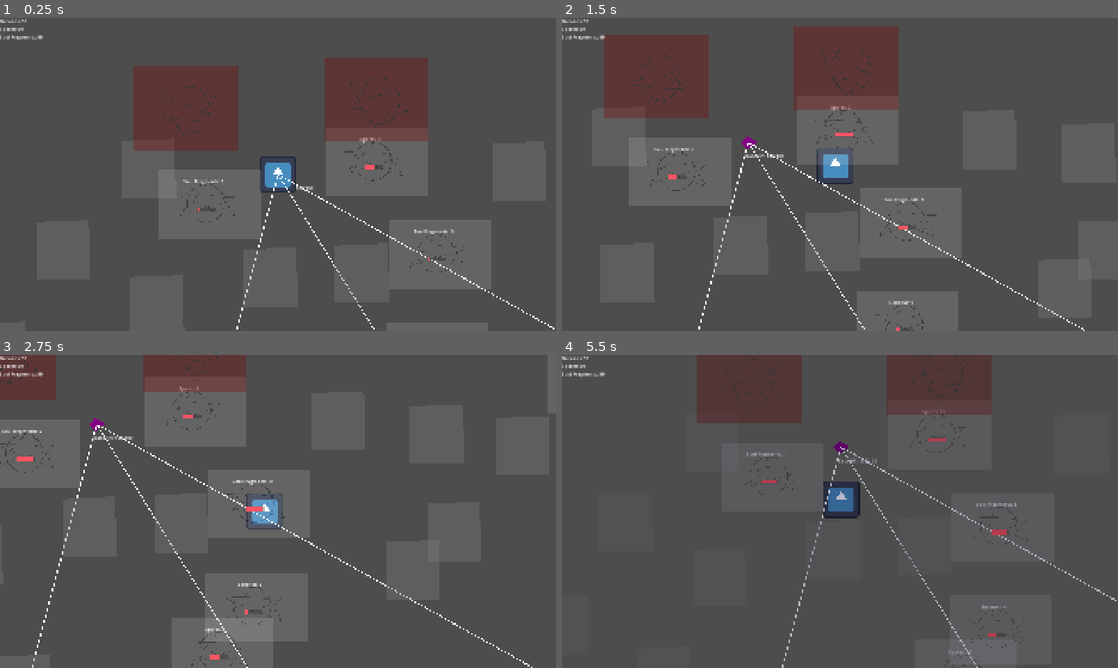
Above: before the commit, frames 1-4 (two rows, left to right).
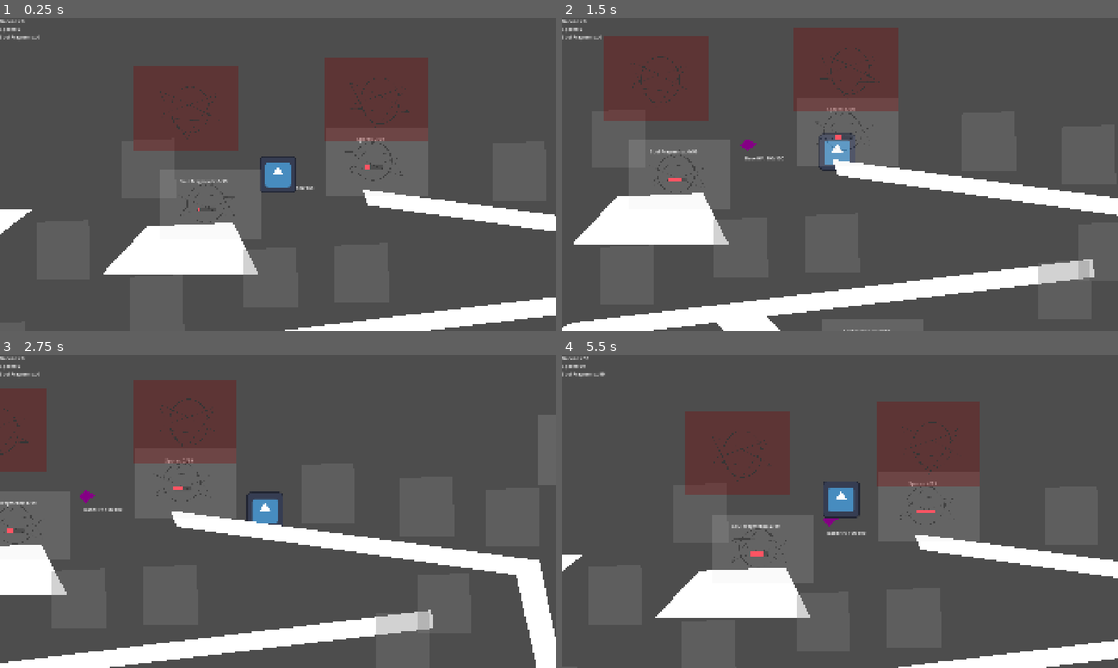
Above: after the commit, the same moments.

Repository: skeeeth/Allstar-Cult-Slip
Game: Godot game, scene res://Source/Level/World/Layouts/alt_world.tscn
Two runs of this game, one before a commit and one after it. Both use one fixed random seed, a clock stepped at 60 frames per second and the inputs below. The engine's default icon, where the game draws it, is replaced by a stand-in: a white triangle on a blue panel in a dark square.
Inputs:
- Up to frame 1 (0.25 s): no input
- Up to frame 2 (1.5 s): tap Enter at 0.5 s; hold D (right) 0.53-1.28 s; hold E (Interact) 0.53-1.28 s; tap 1 (one) at 0.8, 1.35 s; hold S (down) from 1.28 s (still down)
- Up to frame 3 (2.75 s): tap 3 (three) at 1.55 s; release S (down) at 2.03 s; hold D (right) from 2.03 s (still down); hold 3 (three) from 2.03 s (still down); tap 2 (two) at 2.3 s
- Up to frame 4 (5.5 s): release D (right) at 2.78 s; release 3 (three) at 2.78 s; hold W (up) 2.78-3.53 s; tap 2 (two) at 2.85, 5.3 s; tap E (Interact) at 3.05 s; hold E (Interact) 3.53-4.28 s; hold A (left) 3.53-5.03 s; tap 1 (one) at 3.8, 4.35 s; tap B (debug_b, bound only after the commit) at 4.15 s; tap 3 (three) at 4.55 s; hold S (down) from 5.03 s (still down); hold 3 (three) from 5.03 s (still down)

The runs differ from the first frame. In frame 1, 8.1% of the frame differs, in the area x 0-100%, y 0-100%; in frame 2, 14%; in frame 3, 18%; in frame 4, 16%.

Commit message:
Balancing pass and tower upgrade rework

Diff:
--- a/Resources/Projectiles/Coconut.tres
+++ b/Resources/Projectiles/Coconut.tres
@@ -6,6 +6,7 @@
 [resource]
 script = ExtResource("1_oadmr")
 sprite = ExtResource("2_3bano")
+spash_size = 32.0
 speed = 2000.0
 track = true
 metadata/_custom_type_script = "uid://bpp0od0nilhfy"
--- a/Resources/Towers/BananaField.tres
+++ b/Resources/Towers/BananaField.tres
@@ -7,8 +7,8 @@
 script = ExtResource("1_k20hp")
 tower_name = "Bannana Field"
 sprite = ExtResource("2_dyxgp")
-cost = Dictionary[String, int]({
-"Bananas": 4
+cost = Dictionary[int, int]({
+0: 4
 })
 trigger_condition = 2
 effects = Dictionary[int, float]({
--- /dev/null
+++ b/Resources/Towers/Coconut Thrower.tres
@@ -0,0 +1,22 @@
+[gd_resource type="Resource" script_class="TowerData" format=3 uid="uid://q28bs4ba3fb4"]
+
+[ext_resource type="Resource" uid="uid://dipuykqlsccxr" path="res://Resources/Projectiles/Coconut.tres" id="1_ofiim"]
+[ext_resource type="Script" uid="uid://dlv0kunqio4rh" path="res://Source/Interactable/Towers/TowerData.gd" id="2_83t6s"]
+[ext_resource type="Texture2D" uid="uid://b4xjpav2ajulb" path="res://Assets/BEE WIPs/COCONUT.png" id="3_7qd2v"]
+[ext_resource type="Resource" uid="uid://uif1uaj2itte" path="res://Resources/Towers/Coconut ThrowerII.tres" id="4_ofiim"]
+
+[resource]
+script = ExtResource("2_83t6s")
+tower_name = "Coconut Thrower"
+sprite = ExtResource("3_7qd2v")
+cost = Dictionary[int, int]({
+1: 4
+})
+trigger_condition = 1
+effects = Dictionary[int, float]({
+0: 10.0
+})
+area_size = 500.0
+projectile = ExtResource("1_ofiim")
+upgrade = ExtResource("4_ofiim")
+metadata/_custom_type_script = "uid://dlv0kunqio4rh"
--- /dev/null
+++ b/Resources/Towers/Coconut ThrowerII.tres
@@ -0,0 +1,18 @@
+[gd_resource type="Resource" script_class="TowerData" format=3 uid="uid://uif1uaj2itte"]
+
+[ext_resource type="Resource" uid="uid://dipuykqlsccxr" path="res://Resources/Projectiles/Coconut.tres" id="1_eos27"]
+[ext_resource type="Script" uid="uid://dlv0kunqio4rh" path="res://Source/Interactable/Towers/TowerData.gd" id="1_ktax1"]
+[ext_resource type="Texture2D" uid="uid://b4xjpav2ajulb" path="res://Assets/BEE WIPs/COCONUT.png" id="2_5dryt"]
+
+[resource]
+script = ExtResource("1_ktax1")
+tower_name = "Coconut Thrower II"
+sprite = ExtResource("2_5dryt")
+cost = Dictionary[int, int]({
+1: 50,
+2: 4
+})
+trigger_condition = 1
+area_size = 500.0
+projectile = ExtResource("1_eos27")
+metadata/_custom_type_script = "uid://dlv0kunqio4rh"
--- a/Resources/Towers/Spore Cannon.tres
+++ /dev/null
@@ -1,23 +0,0 @@
-[gd_resource type="Resource" script_class="TowerData" format=3 uid="uid://q28bs4ba3fb4"]
-
-[ext_resource type="Script" uid="uid://dlv0kunqio4rh" path="res://Source/Interactable/Towers/TowerData.gd" id="1_6b1dq"]
-[ext_resource type="Resource" uid="uid://dmbvfd3oeiqde" path="res://Resources/Projectiles/Coconut.tres" id="1_u0703"]
-[ext_resource type="Texture2D" uid="uid://cpdy45nuskuus" path="res://Assets/CUSTOM PLACEHOLDER/spore_cannon.png" id="2_js56t"]
-[ext_resource type="Resource" uid="uid://dkh5n8jlq88wc" path="res://Resources/Towers/SuperSpore.tres" id="3_g3s0g"]
-
-[resource]
-script = ExtResource("1_6b1dq")
-tower_name = "Spore Cannon"
-sprite = ExtResource("2_js56t")
-cost = Dictionary[int, int]({
-1: 4
-})
-trigger_condition = 1
-effects = Dictionary[int, float]({
-0: 20.0
-})
-trigger_time = 0.25
-area_size = 500.0
-projectile = ExtResource("1_u0703")
-upgrade = ExtResource("3_g3s0g")
-metadata/_custom_type_script = "uid://dlv0kunqio4rh"
--- a/Resources/Upgrades/BiggerCoconut.tres
+++ b/Resources/Upgrades/BiggerCoconut.tres
@@ -14,7 +14,6 @@
 type = 3
 associated_proj = Array[ExtResource("1_q8h5k")]([ExtResource("2_ety7o")])
 stat_increases = Dictionary[String, float]({
-"Size": 64.0,
-"Speed": 200.0
+"Size": 24.0
 })
 metadata/_custom_type_script = "uid://btarx67t2mdtf"
--- a/Source/Interactable/Circle/resource_circle.gd
+++ b/Source/Interactable/Circle/resource_circle.gd
@@ -10,6 +10,7 @@
 @onready var progress_bar: ProgressBar = $ProgressBar
 @onready var count_text: Label = $"Count Text"
 @onready var collect_sound: AudioStreamPlayer2D = $Harvest
+var max_store:int = 99
 
 func _ready() -> void:
 	interact_hitbox.interacted.connect(on_interaction)
@@ -28,12 +29,29 @@
 		collect_sound.play()
 
 func _process(delta: float) -> void:
-	progress += delta
+	if store == max_store:
+		return
+	var mult = 1
 	if progress >= cadence:
 		progress -= cadence
 		store += 1
 		_set_text()
 
+		#set dynamic cadence
+		var _bc = ResourceManager.ResourceCadence[type] #base cadence
+		match type:
+			ResourceManager.ResourceTypes.B:
+				mult = (1.0 / ((0.4 * store) + 1))
+				#print(mult)
+			ResourceManager.ResourceTypes.O:
+				mult = pow(1.15,store/3.5)
+				#print(mult)
+			ResourceManager.ResourceTypes.U:
+				mult = 1
+
+		progress_bar.max_value = cadence
+
+	progress += delta * mult
 	progress_bar.value = progress
 
 func roll_resource():
@@ -45,7 +63,8 @@
 	_set_text()
 
 func _set_text():
-	count_text.text = "%s: %s" % [ResourceManager.ResourceNames[type],store]
+	count_text.text = "%s: %s/%s" % \
+		[ResourceManager.ResourceNames[type], store, max_store]
 
 
 func stat_change():
--- a/Source/Interactable/Tower Site/Build Info/TowerDisplay.gd
+++ b/Source/Interactable/Tower Site/Build Info/TowerDisplay.gd
@@ -9,7 +9,7 @@
 @export var cost: Cost_Block
 
 @onready var index_number: Label = $IndexNumber
-
+var tower_data:TowerData
 
 @export var hover_box:StyleBox
 #@export var default_box:StyleBox
@@ -22,7 +22,11 @@
 func dress(data:TowerData, with_cost:bool = true):
 
 	tower_name.text = data.tower_name
-	attack.text = "Damage: %s" % data.effect_strength
+	tower_data = data
+	var effect_text:String
+	for e in data.effects.keys():
+		effect_text = "%s: %s" % [e,data.effects[e]]
+	attack.text = effect_text
 	speed.text = "Speed: %s" % data.trigger_time
 	var type_text = "Target" if data.trigger_condition ==\
 					data.trigger_conditions.UNIT_TIME else "AOE"
--- a/Source/Interactable/Tower Site/TowerSite.tscn
+++ b/Source/Interactable/Tower Site/TowerSite.tscn
@@ -4,7 +4,7 @@
 [ext_resource type="PackedScene" uid="uid://chb2l2bjixpa2" path="res://Source/Interactable/Interactable.tscn" id="1_v6gqn"]
 [ext_resource type="Script" uid="uid://dlv0kunqio4rh" path="res://Source/Interactable/Towers/TowerData.gd" id="2_0yyf7"]
 [ext_resource type="Resource" uid="uid://cwdovgn6qws6s" path="res://Resources/Towers/BananaField.tres" id="3_m2jwy"]
-[ext_resource type="Resource" uid="uid://q28bs4ba3fb4" path="res://Resources/Towers/Spore Cannon.tres" id="4_m2jwy"]
+[ext_resource type="Resource" uid="uid://q28bs4ba3fb4" path="res://Resources/Towers/Coconut Thrower.tres" id="4_m2jwy"]
 
 [node name="TowerSite" type="Node2D" unique_id=655530917]
 script = ExtResource("1_h1xah")
--- a/Source/Interactable/Tower Site/tower_site.gd
+++ b/Source/Interactable/Tower Site/tower_site.gd
@@ -57,9 +57,15 @@
 	add_child(new_tower)
 	#interaction_area.monitoring = false
 	current_tower = new_tower
+	for d in displays:
+		d.queue_free()
+	displays.clear()
+
 	if blueprint.upgrade:
 		blueprint = blueprint.upgrade
-
+		create_display(blueprint,0)
+	else:
+		blueprint = null
 
 func _input(event: InputEvent) -> void:
 	if !info_box.visible:
@@ -75,14 +81,14 @@
 		select_blueprint(2)
 
 func select_blueprint(index:int):
-	if index >= tower_pool.size():
+	if index >= displays.size():
 		return
-	blueprint = tower_pool[index]
+	blueprint = displays[index].tower_data
 	for d in displays:
 		d.clear_hover()
 	displays[index].set_hover()
 	hover_sprite.texture = blueprint.sprite
-
+	hover_sprite.scale = Vector2(128,128) /  blueprint.sprite.get_size()
 	queue_redraw()
 
 func on_enter():
--- a/Source/Interactable/Towers/Tower.gd
+++ b/Source/Interactable/Towers/Tower.gd
@@ -21,6 +21,7 @@
 	circle.radius = from_data.area_size
 	new_tower.range_shape.shape = circle
 	new_tower.sprite.texture = from_data.sprite
+	new_tower.sprite.scale = Vector2(128,128) / from_data.sprite.get_size()
 
 	return new_tower
 
--- a/Source/Interactable/Towers/TowerData.gd
+++ b/Source/Interactable/Towers/TowerData.gd
@@ -13,7 +13,7 @@
 @export var effects:Dictionary[effect_types,float] = {effect_types.DAMAGE:0}
 
 @export var trigger_time = 1.0
-@export var effect_strength:float = 10
+#@export var effect_strength:float = 10
 
 @export var area_size:float
 
--- a/Source/Level/Resource/ResourceManager.gd
+++ b/Source/Level/Resource/ResourceManager.gd
@@ -15,9 +15,9 @@
 }
 
 var ResourceCadence:Dictionary[ResourceTypes,float] = {
-	ResourceManager.ResourceTypes.B: 1.25,
-	ResourceManager.ResourceTypes.O: 0.5,
-	ResourceManager.ResourceTypes.U: 3.0,
+	ResourceManager.ResourceTypes.B: 1.1,
+	ResourceManager.ResourceTypes.O: 1.1,
+	ResourceManager.ResourceTypes.U: 2.0,
 }
 
 
--- a/Source/Level/UI/Cost Block/cost_block.gd
+++ b/Source/Level/UI/Cost Block/cost_block.gd
@@ -9,7 +9,10 @@
 	# fundamentally different approach
 	var cost_text:String = ""
 	for k in data:
-		cost_text += "%s: %s/%s\n" % [k, ResourceManager.get_current(k), data[k]]
+		cost_text += "%s: %s/%s\n" % \
+			[ResourceManager.ResourceNames[k],
+			ResourceManager.get_current(k),
+			data[k]]
 
 	cost.text = cost_text
 
--- a/Source/Level/UI/ResourceDisplay.gd
+++ b/Source/Level/UI/ResourceDisplay.gd
@@ -6,9 +6,9 @@
 func _ready() -> void:
 	ResourceManager.new_key.connect(on_new_key)
 	ResourceManager.key_update.connect(on_update)
+	for i in ResourceManager.ResourceTypes.values():
+		ResourceManager.add_resource(ResourceManager.ResourceNames[i],0)
 
-	for i in ResourceManager.ResourceTypes.values():
-		ResourceManager.add_resource(ResourceManager.ResourceNames[i],99)
 
 func on_new_key(k,_v):
 	_new_label(k)
@@ -37,3 +37,9 @@
 
 func _set_label_text(label:Label,type:String):
 	label.text = "%s: %s" % [type, ResourceManager.current[type]]
+
+
+func _input(event: InputEvent) -> void:
+	if event.is_action_pressed("debug_b"):
+		for i in ResourceManager.ResourceTypes.values():
+			ResourceManager.add_resource(ResourceManager.ResourceNames[i],99)
--- a/Source/Level/World/EnemyInstancer.gd
+++ b/Source/Level/World/EnemyInstancer.gd
@@ -22,7 +22,7 @@
 var day_night_timer:Timer
 @export var night_waves:int = 3
 var waves_left:int = night_waves
-const warning_time:float = 1
+const warning_time:float = 8
 
 func _ready() -> void:
 	#wave_timer.wait_time = next_delay
@@ -34,12 +34,12 @@
 	day_night_timer.start(day_length)
 	day_night_timer.timeout.connect(change_time)
 
-	for p in spawn_points:
-		var line = Line2D.new()
-		line.width = 3
-		line.add_point(Vector2.ZERO)
-		line.add_point(-p.position)
-		p.add_child(line)
+	#for p in spawn_points:
+		#var line = Line2D.new()
+		#line.width = 3
+		#line.add_point(Vector2.ZERO)
+		#line.add_point(-p.position)
+		#p.add_child(line)
 
 
 func _on_timer_timeout() -> void:
--- a/Source/Level/World/Layouts/alt_world.tscn
+++ b/Source/Level/World/Layouts/alt_world.tscn
@@ -3,6 +3,7 @@
 [ext_resource type="PackedScene" uid="uid://bd2ql28wugssl" path="res://Source/Level/World/Layouts/T_level.tscn" id="1_6u65b"]
 [ext_resource type="PackedScene" uid="uid://bxuwbl1bbb4a0" path="res://Source/Interactable/Tower Site/TowerSite.tscn" id="2_jklct"]
 [ext_resource type="PackedScene" uid="uid://ofx71x0hbi23" path="res://Source/Interactable/Circle/ResourceCircle.tscn" id="2_nh767"]
+[ext_resource type="Script" uid="uid://c373uigs4r2l5" path="res://Source/Level/World/draw_rocks.gd" id="2_voyjm"]
 [ext_resource type="PackedScene" uid="uid://c2og13fi0nolf" path="res://Source/Interactable/Upgrade Offer/upgrade_offer.tscn" id="3_04pb6"]
 [ext_resource type="Resource" uid="uid://bx8sruyl7ngi1" path="res://Resources/Upgrades/BiggerCoconut.tres" id="4_ic43r"]
 
@@ -23,6 +24,9 @@
 [node name="Node" parent="." index="4" unique_id=1194797147 node_paths=PackedStringArray("spawn_points", "moonlight")]
 spawn_points = [NodePath("../Spawn Points/One"), NodePath("../Spawn Points/L1"), NodePath("../Spawn Points/L2")]
 moonlight = NodePath("Moonlight")
+next_count = 3
+night_length = 30.0
+day_length = 20.0
 
 [node name="Moonlight" type="DirectionalLight2D" parent="Node" index="1" unique_id=1050351992]
 light_mask = 0
@@ -31,6 +35,7 @@
 blend_mode = 1
 
 [node name="Rocks" type="Node2D" parent="NavigationRegion2D" parent_id_path=PackedInt32Array(398621725) index="0" unique_id=10354817]
+script = ExtResource("2_voyjm")
 
 [node name="NavigationObstacle2D" type="NavigationObstacle2D" parent="NavigationRegion2D/Rocks" index="0" unique_id=295937854]
 vertices = PackedVector2Array(1751, 1461, 1822, 1476, 1564, 223, 291, 51, 311, 106, 1483, 273)
@@ -118,14 +123,11 @@
 [node name="ResourceCircle4" parent="Circles" index="1" unique_id=1943158825 instance=ExtResource("2_nh767")]
 position = Vector2(1722, -442)
 
-[node name="ResourceCircle" parent="Circles" index="2" unique_id=1863533673 instance=ExtResource("2_nh767")]
-position = Vector2(421, 502)
-
-[node name="ResourceCircle2" parent="Circles" index="3" unique_id=1137785612 instance=ExtResource("2_nh767")]
+[node name="ResourceCircle2" parent="Circles" index="2" unique_id=1137785612 instance=ExtResource("2_nh767")]
 position = Vector2(330, -327)
 
-[node name="ResourceCircle5" parent="Circles" index="4" unique_id=878551498 instance=ExtResource("2_nh767")]
-position = Vector2(539, 347)
+[node name="ResourceCircle" parent="." index="10" unique_id=2118307154]
+position = Vector2(419, 716)
 
 [node name="ResourceCircle2" parent="." index="11" unique_id=406328258]
 position = Vector2(-247, 97)
--- a/Source/Level/World/draw_rocks.gd
+++ b/Source/Level/World/draw_rocks.gd
@@ -9,6 +9,6 @@
 			#new_polygon.polygon = obs.vertices
 			var points:Array[Vector2]
 			for v in obs.vertices:
-				points.append(v*0.75)
+				points.append(v*1.0)
 			new_polygon.polygon = points
 			obs.add_child(new_polygon)
--- a/Source/Unit/Enemy/enemy.gd
+++ b/Source/Unit/Enemy/enemy.gd
@@ -27,8 +27,10 @@
 	return new_unit
 
 func _ready() -> void:
+	hp_bar.max_value = max_health
+	current_health = max_health
 	hp_bar.value = current_health
-	hp_bar.max_value = max_health
+
 	navi.target_position = Vector2.ZERO
 	died.connect(on_death)
 
--- a/project.godot
+++ b/project.godot
@@ -96,6 +96,12 @@
 "events": [Object(InputEventKey,"resource_local_to_scene":false,"resource_name":"","device":-1,"window_id":0,"alt_press …(195 unchanged characters)…
 ]
 }
+debug_b={
+"deadzone": 0.2,
+"events": [Object(InputEventKey,"resource_local_to_scene":false,"resource_name":"","device":-1,"window_id":0,"alt_pressed":false,"shift_pressed":false,"ctrl_pressed":false,"meta_pressed":false,"pressed":false,"keycode":0,"physical_keycode":66,"key_label":0,"unicode":98,"location":0,"echo":false,"script":null)
+, Object(InputEventKey,"resource_local_to_scene":false,"resource_name":"","device":-1,"window_id":0,"alt_pressed":false,"shift_pressed":true,"ctrl_pressed":false,"meta_pressed":false,"pressed":false,"keycode":0,"physical_keycode":66,"key_label":0,"unicode":66,"location":0,"echo":false,"script":null)
+]
+}
 
 [layer_names]
 
Not shown: 1 places in Resources/Projectiles/Coconut.tres that only renumber resources
Not shown: 1 places in Resources/Upgrades/BiggerCoconut.tres that only renumber resources
